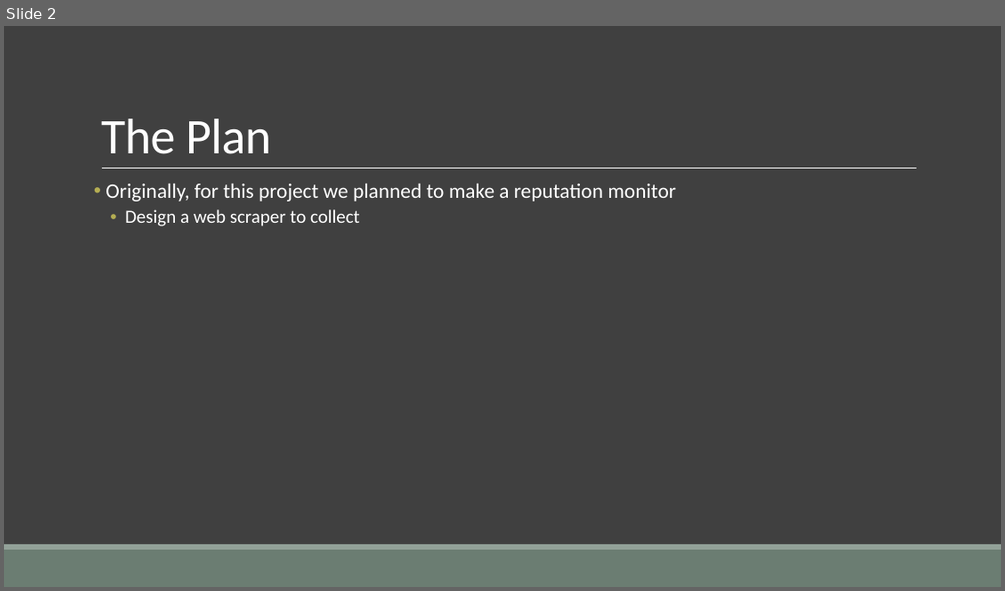
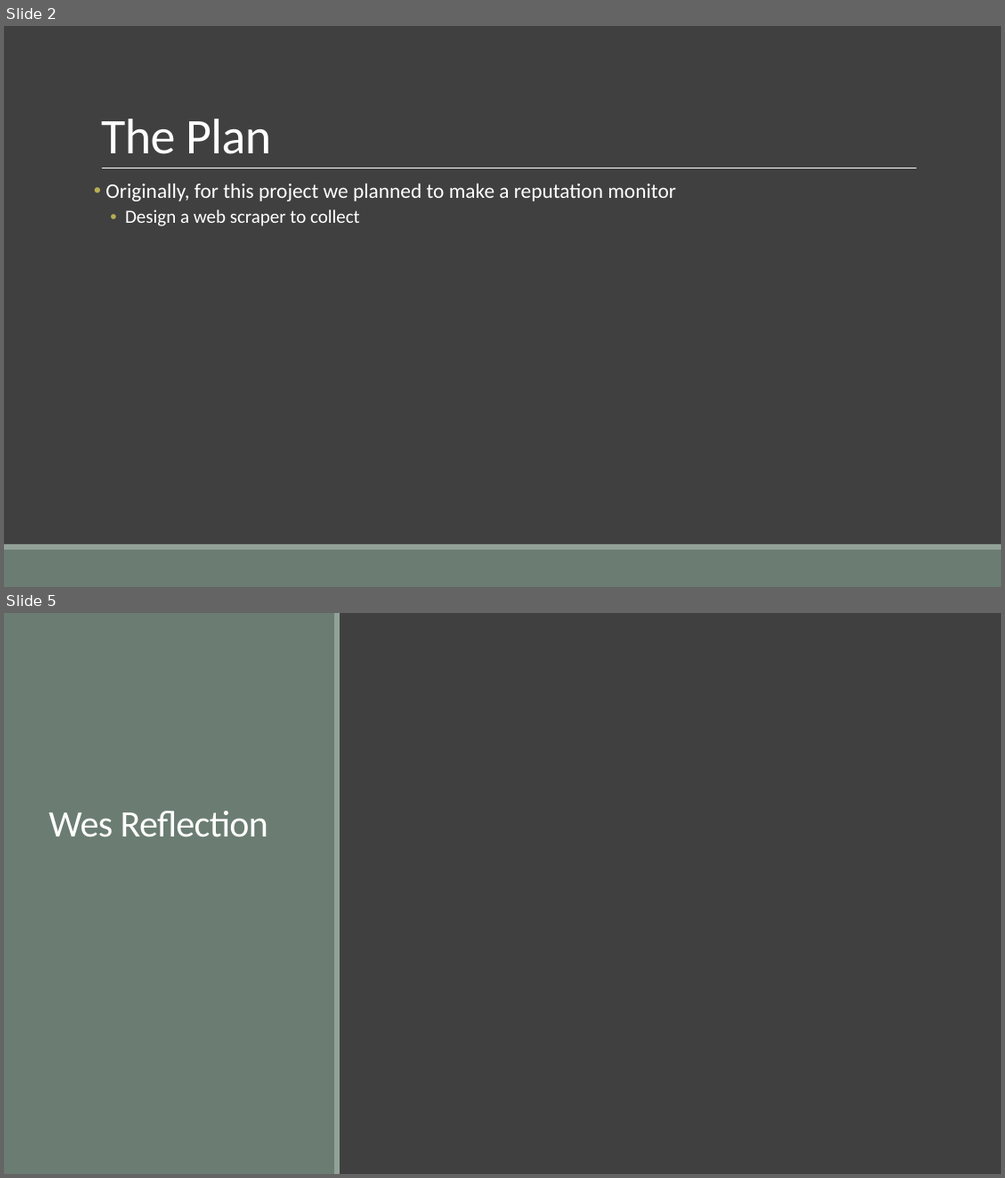
Before and after one commit to wesost/ASM-Final-Project, a slide deck: documentation/Presentation.pptx. Shown one above the other, each under a label of ours: slide 2 before the commit, slides 2 and 5 after it; the slides between them are not shown. The pictures are 1005x591 and 1005x1178 pixels, drawn with LibreOffice and Linux fonts; fonts in the diff are those of the drawing. Boxes give left, top, right and bottom in pixels: in the first picture for what was removed or moved away, otherwise in the second. Text is boxed around its words. In the diff, an @@ line names an element or a change of style, - is before the commit and + after.

```diff
--- a/documentation/Presentation.pptx
+++ b/documentation/Presentation.pptx
@@ slide 5 added at (4, 613, 1001, 1174), background #404040 @@
@@ rectangle added at (4, 613, 335, 1174), fill #6B7D72 @@
@@ rectangle added at (334, 613, 340, 1174), fill #93A299 @@
@@ title added at (48, 811, 268, 837), 36 pt, text #FFFFFF @@
+Wes Reflection
```
Also in this commit, not shown: 4 other slides added, 4 slides removed.
